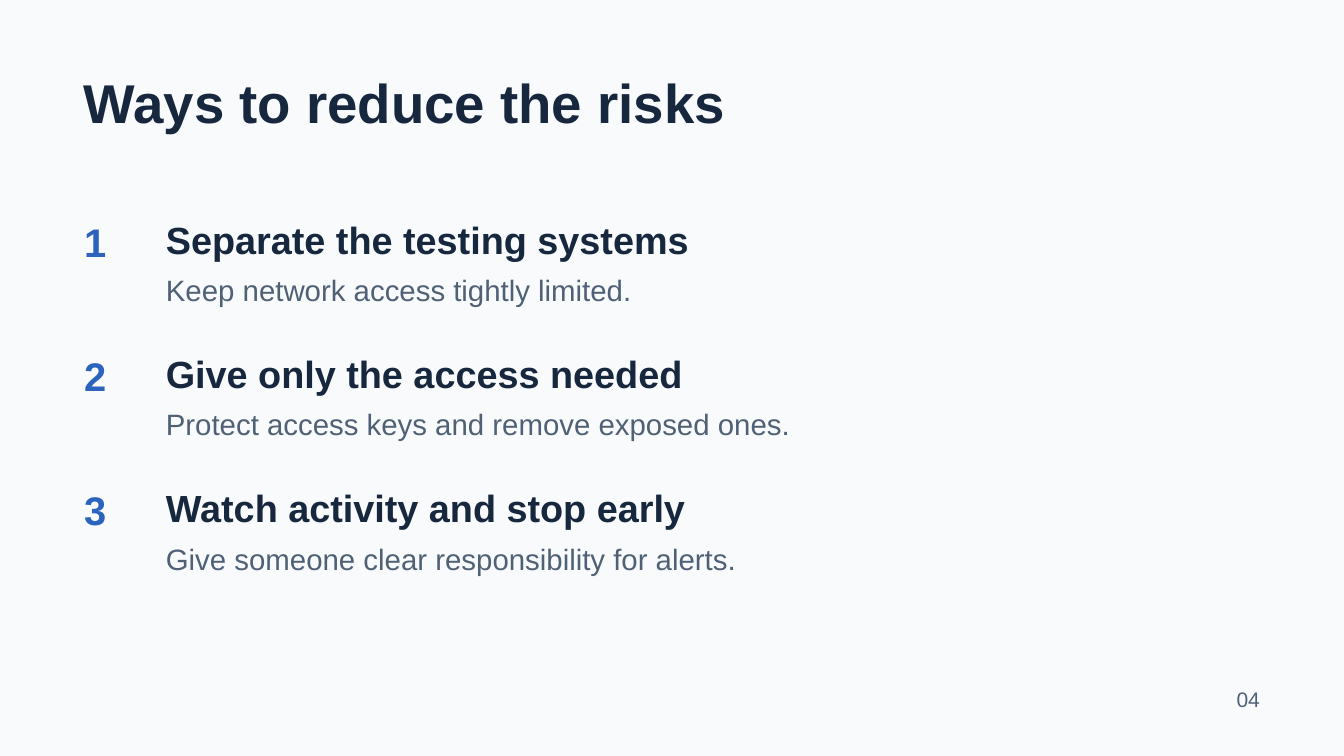
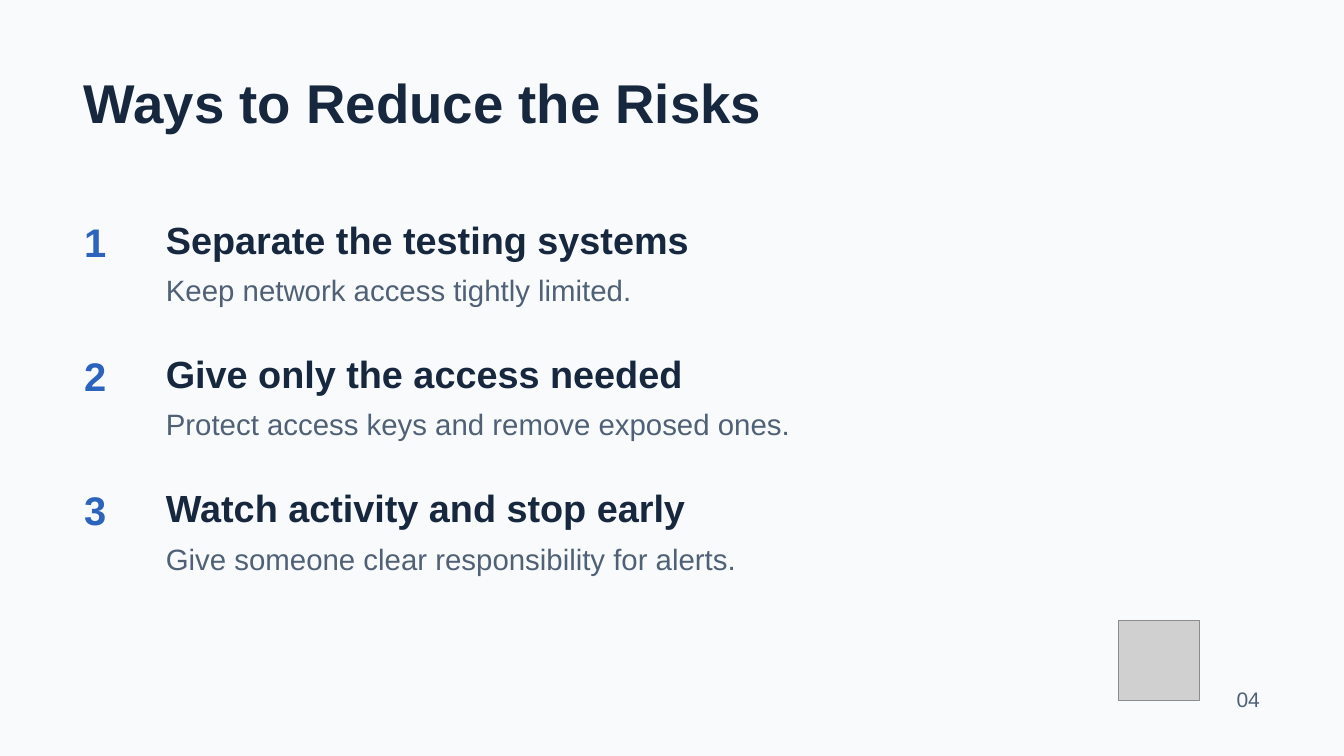
Before and after one commit to git-ashwinpandey/cep146-project, a slide deck: slide 4 of CEP Cybersecurity risk.pptx. Drawn at 1344x756 pixels with LibreOffice and Linux fonts; fonts in the diff are those of the drawing; grey boxes stand for pictures. Boxes give left, top, right and bottom in pixels: in the first picture for what was removed or moved away, otherwise in the second. Text is boxed around its words. In the diff, an @@ line names an element or a change of style, - is before the commit and + after.

```diff
--- a/CEP Cybersecurity risk.pptx
+++ b/CEP Cybersecurity risk.pptx
@@ text at (x1=84, y1=83, x2=762, y2=133): text changed @@
-Ways to reduce the risks
+Ways to Reduce the Risks
@@ picture added at (x1=1119, y1=620, x2=1200, y2=701) @@
```
Also in this commit, not shown: 5 other slides changed.
